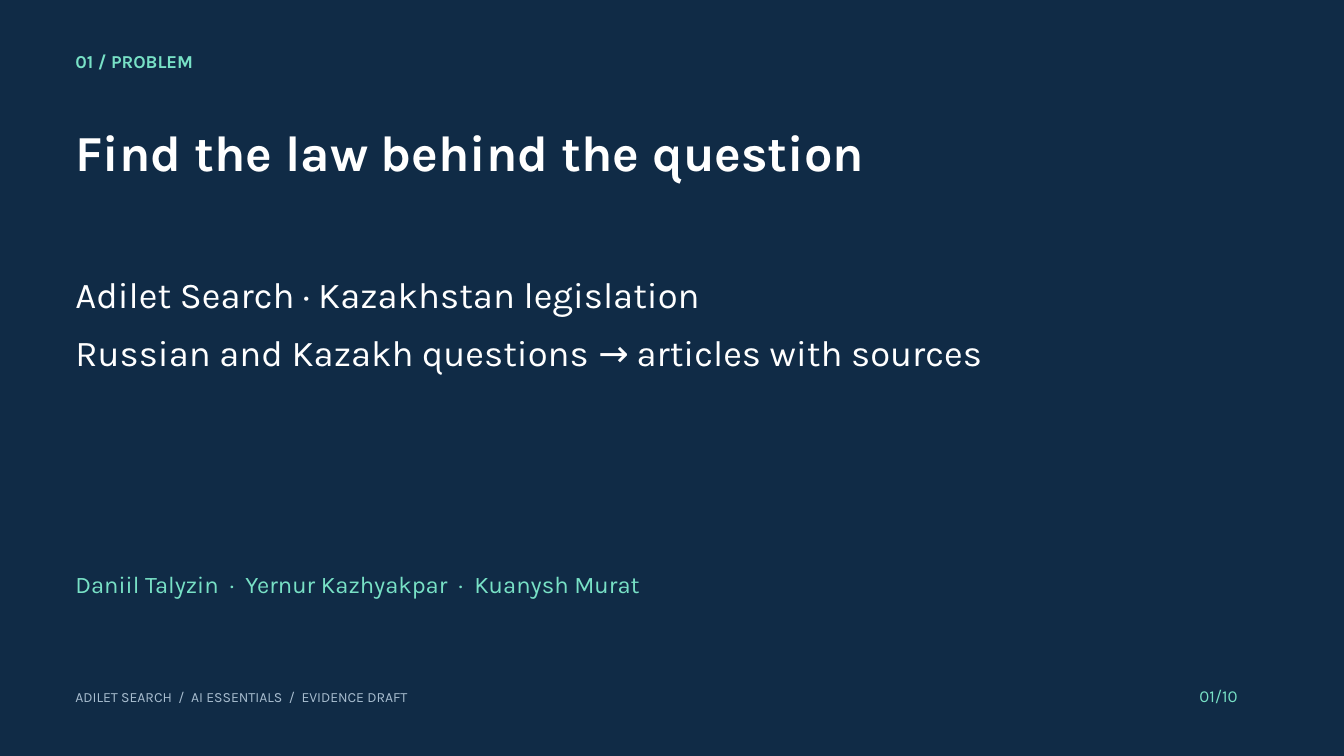
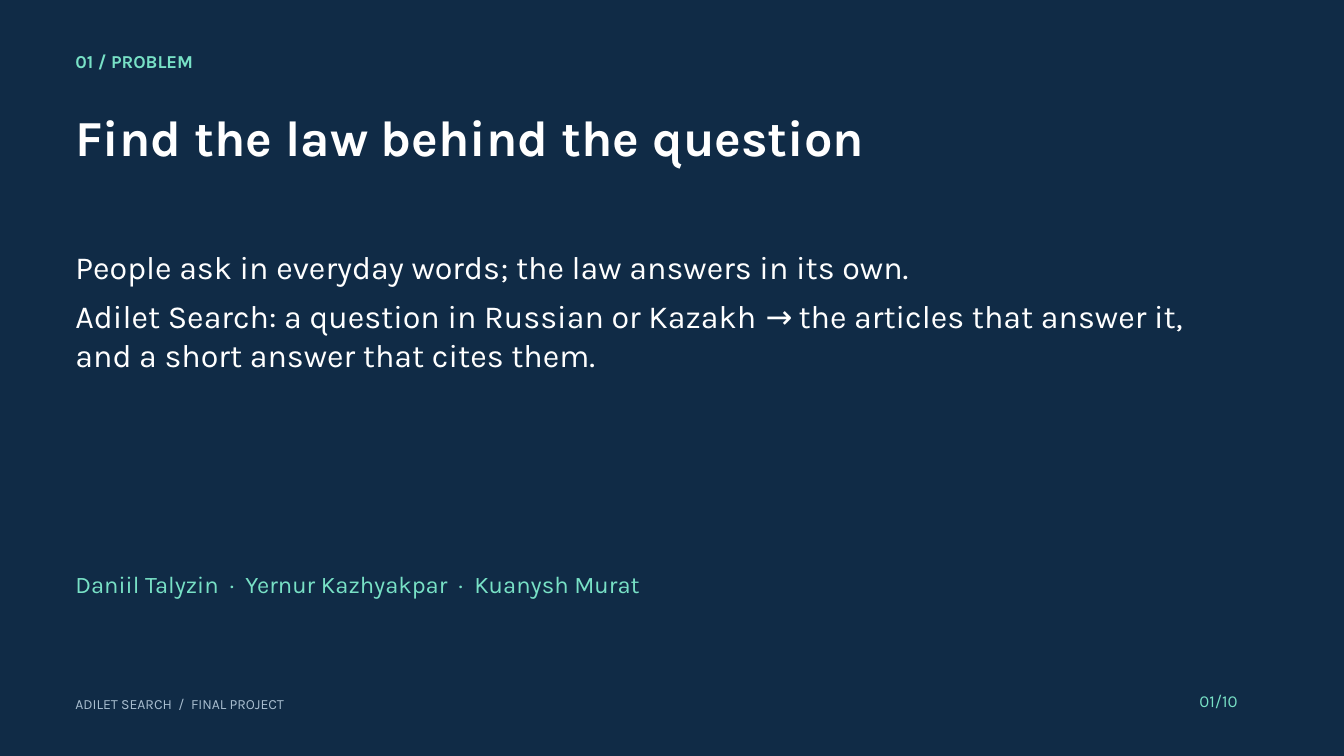
Before and after one commit to R0onen/adilet-search, a slide deck: slide 1 of docs/presentation/final_deck.pptx. Drawn at 1344x756 pixels with LibreOffice and Linux fonts; fonts in the diff are those of the drawing. Boxes give left, top, right and bottom in pixels: in the first picture for what was removed or moved away, otherwise in the second. Text is boxed around its words. In the diff, an @@ line names an element or a change of style, - is before the commit and + after.

```diff
--- a/docs/presentation/final_deck.pptx
+++ b/docs/presentation/final_deck.pptx
@@ text "Find the law behind the ..." at [75,120,864,168]: less space between paragraphs @@
@@ text "Find the law behind the ...": place and size @@
-text "Find the law behind the ..." at [75,135,864,183]
+text "Find the law behind the ..." at [75,120,864,168]
@@ text at [75,257,1182,368]: text changed; size 26 to 23 pt @@
-Adilet Search · Kazakhstan legislation
-Russian and Kazakh questions → articles with sources
+People ask in everyday words; the law answers in its own.
+Adilet Search: a question in Russian or Kazakh → the articles that answer it, and a short answer that cites them.
@@ text "01/10" at [1199,694,1237,708]: less space between paragraphs @@
@@ text at [75,700,284,709]: text changed @@
-ADILET SEARCH / AI ESSENTIALS / EVIDENCE DRAFT
+ADILET SEARCH / FINAL PROJECT
```
Also in this commit, not shown: 1 other slide changed, 8 slides added, 8 slides removed, 29 other files.
